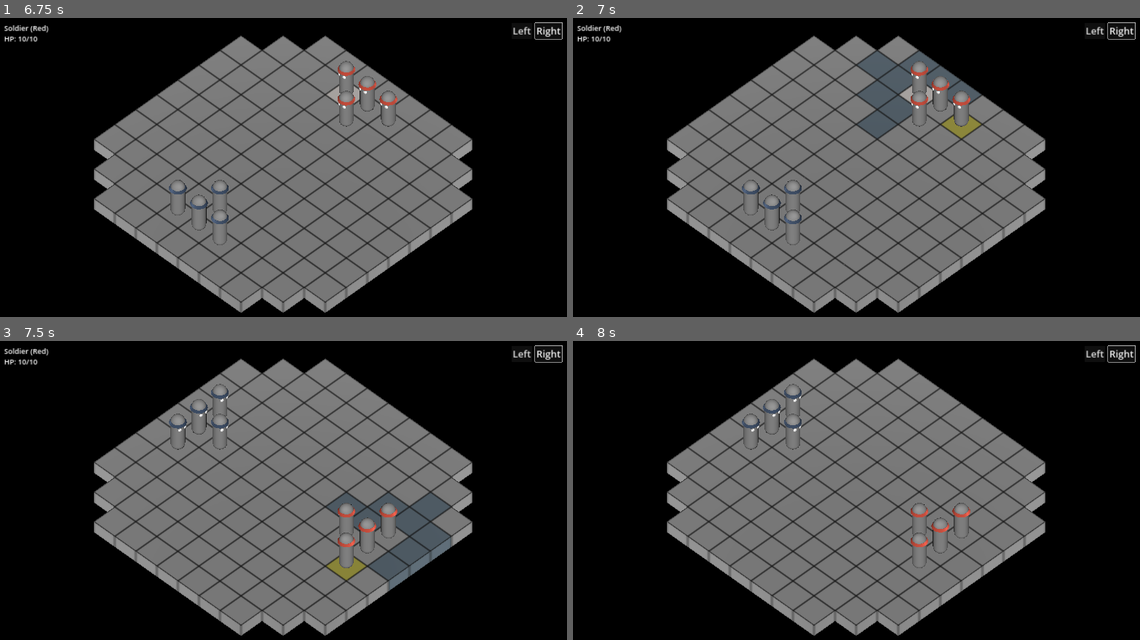
Above: before the commit, frames 1-4 (two rows, left to right).
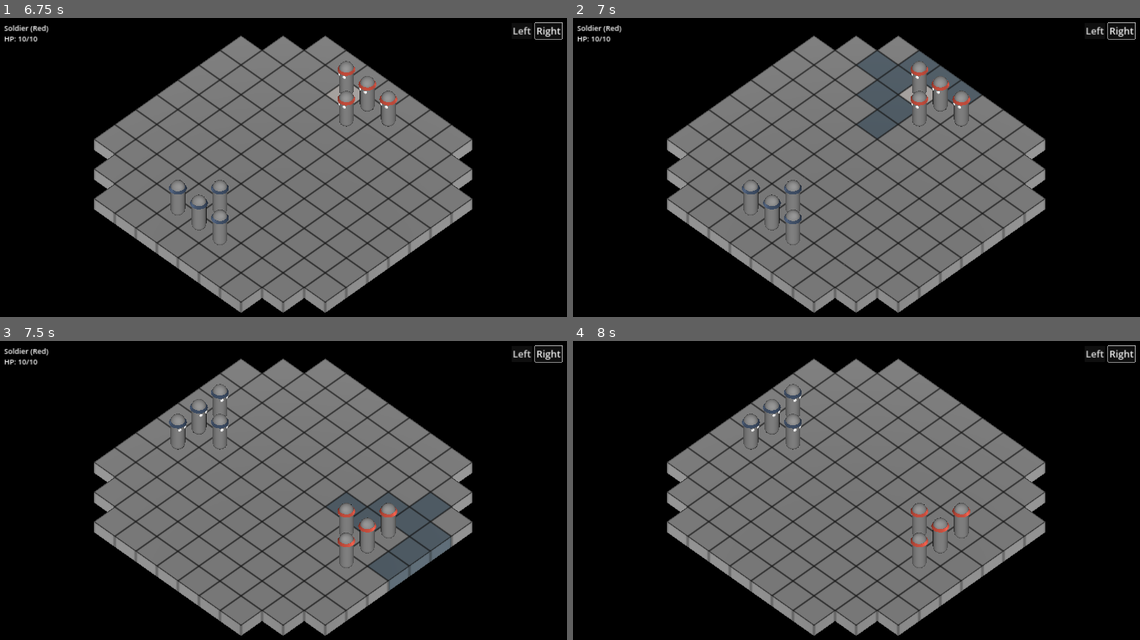
Above: after the commit, the same moments.

Repository: telmotrooper/meagre-tactics
Game: Godot game, scene res://main.tscn
The game is run twice, just before and just after one commit, with the same random seed, the same clock (stepped at 60 frames per second) and the same inputs.
Inputs (mouse positions are in pixels of both pictures, inside the frame that each line leads up to):
- Up to frame 1 (6.75 s): click "Left" at 0.5 s; click "Right" at 1.25 s; click "Left" at 2 s; click "Right" at 2.75 s; click "Left" at 3.5 s; click "Right" at 4.25 s; tap Enter at 5, 6.5 s; move the mouse to (413, 158) at 5.02 s; click (413, 158) at 5.17 s; tap Space at 5.75 s; move the mouse to (164, 191) at 5.77 s; click (164, 191) at 5.92 s; move the mouse to (340, 101) at 6.52 s; click (340, 101) at 6.67 s
- Up to frame 2 (7 s): no input
- Up to frame 3 (7.5 s): tap Space at 7.25 s; move the mouse to (255, 562) at 7.27 s; click (255, 562) at 7.42 s
- Up to frame 4 (8 s): no input

Frame 1 is identical in both runs. In frame 2, 0.2% of the frame differs, in the area x 65-73%, y 32-41%; in frame 3, 0.2%, in the area x 57-65%, y 72-81%; in frame 4, nothing differs.

Commit message:
cleaning up

Diff:
--- a/tile/tile.gd
+++ b/tile/tile.gd
@@ -76,7 +76,9 @@
 
 						for new_tile in new_tiles:
 							# "null" means not calculate, "true" means calculated once
-							if not has_enemy_unit(new_tile) and (new_tile.reached_through_enemy_tile == null or new_tile.reached_through_enemy_tile == true):
+							if tile.reached_through_enemy_tile:
+								new_tile.reached_through_enemy_tile = true
+							elif not has_enemy_unit(new_tile) and (new_tile.reached_through_enemy_tile == null or new_tile.reached_through_enemy_tile == true):
 								new_tile.reached_through_enemy_tile = has_enemy_unit(tile)
 
 						neighboring_tiles.append_array(new_tiles)
@@ -89,13 +91,14 @@
 					# Update list of tiles for next iteration.
 					tiles = neighboring_tiles
 
-				for affected_tile in affected_tiles:
-					if affected_tile.reached_through_enemy_tile and affected_tile.has_walkable_neighbors():
-						affected_tile.reached_through_enemy_tile = false
+				for _i in range(2): # Iterate twice cleaning up "reached_through_enemy_tile".
+					for affected_tile in affected_tiles:
+						if affected_tile.reached_through_enemy_tile and affected_tile.has_walkable_neighbors():
+							affected_tile.reached_through_enemy_tile = false
 
 				for affected_tile in affected_tiles:
-					if not affected_tile.has_walkable_neighbors():
-						affected_tile.material = debug_tile_material
+					if affected_tile.reached_through_enemy_tile:
+						affected_tile.reset_state()
 
 		elif state == State.WALKABLE:
 			GameState.selected_unit.walk_to(self)
